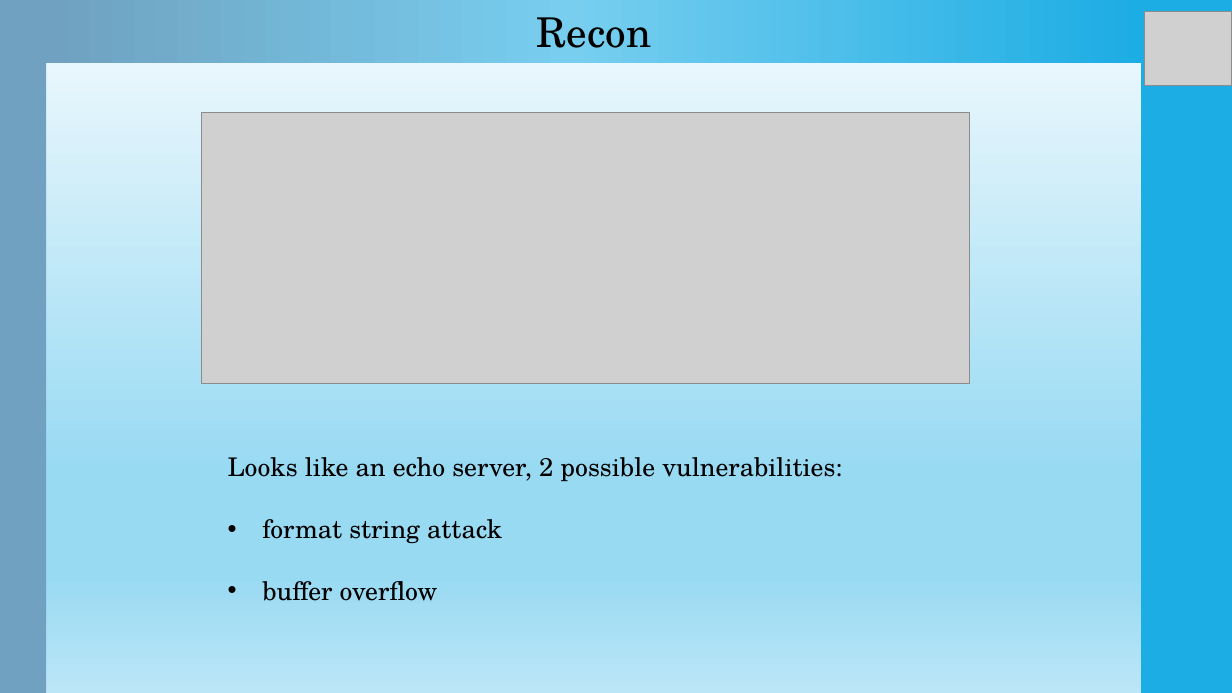
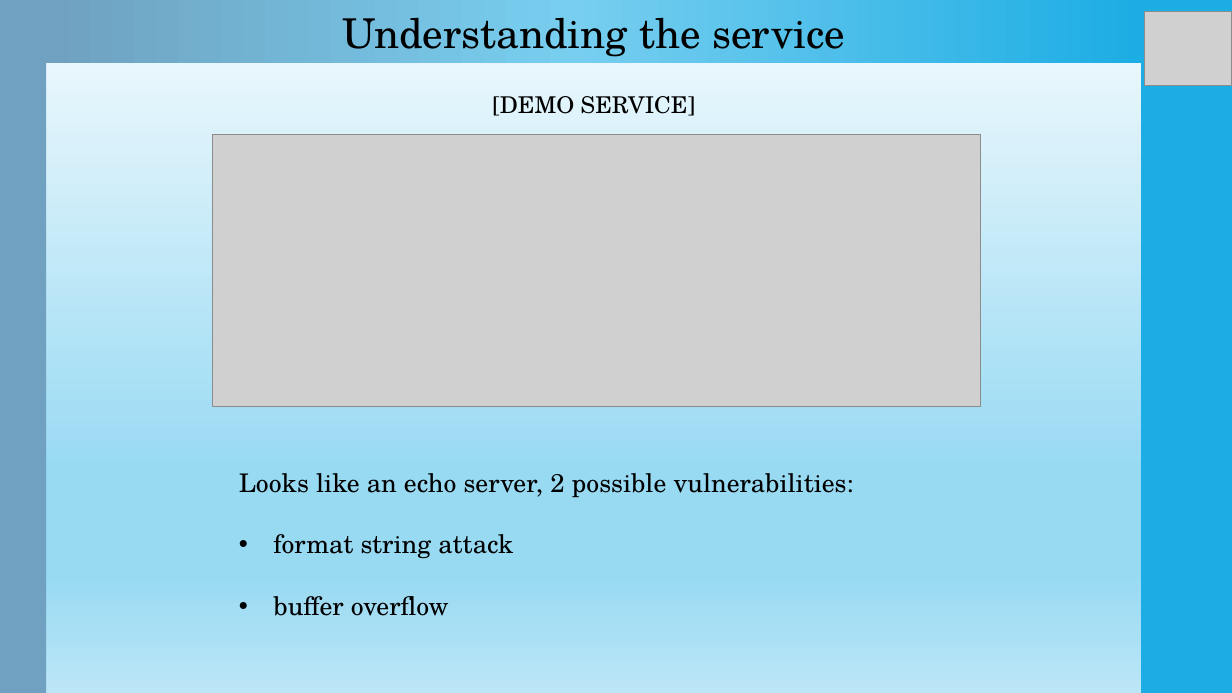
Before and after one commit to Ewael/LSE, a slide deck: slide 3 of Blind_Date/slides.pptx. Drawn at 1232x693 pixels with LibreOffice and Linux fonts; fonts in the diff are those of the drawing; grey boxes stand for pictures. Boxes give left, top, right and bottom in pixels: in the first picture for what was removed or moved away, otherwise in the second. Text is boxed around its words. In the diff, an @@ line names an element or a change of style, - is before the commit and + after.

```diff
--- a/Blind_Date/slides.pptx
+++ b/Blind_Date/slides.pptx
@@ text at (342, 17, 845, 57): text changed @@
-Recon
+Understanding the service
@@ text added at (492, 96, 696, 116), 18 pt, text #000000 @@
+[DEMO SERVICE]
@@ picture: place and size @@
-picture at (201, 113, 970, 384)
+picture at (213, 135, 981, 407)
@@ text "Looks like an echo server, ...": place and size @@
-text "Looks like an echo server, ..." at (228, 457, 842, 601)
+text "Looks like an echo server, ..." at (239, 473, 854, 616)
```
Also in this commit, not shown: 2 other slides changed, 6 slides added, 1 slide removed.
